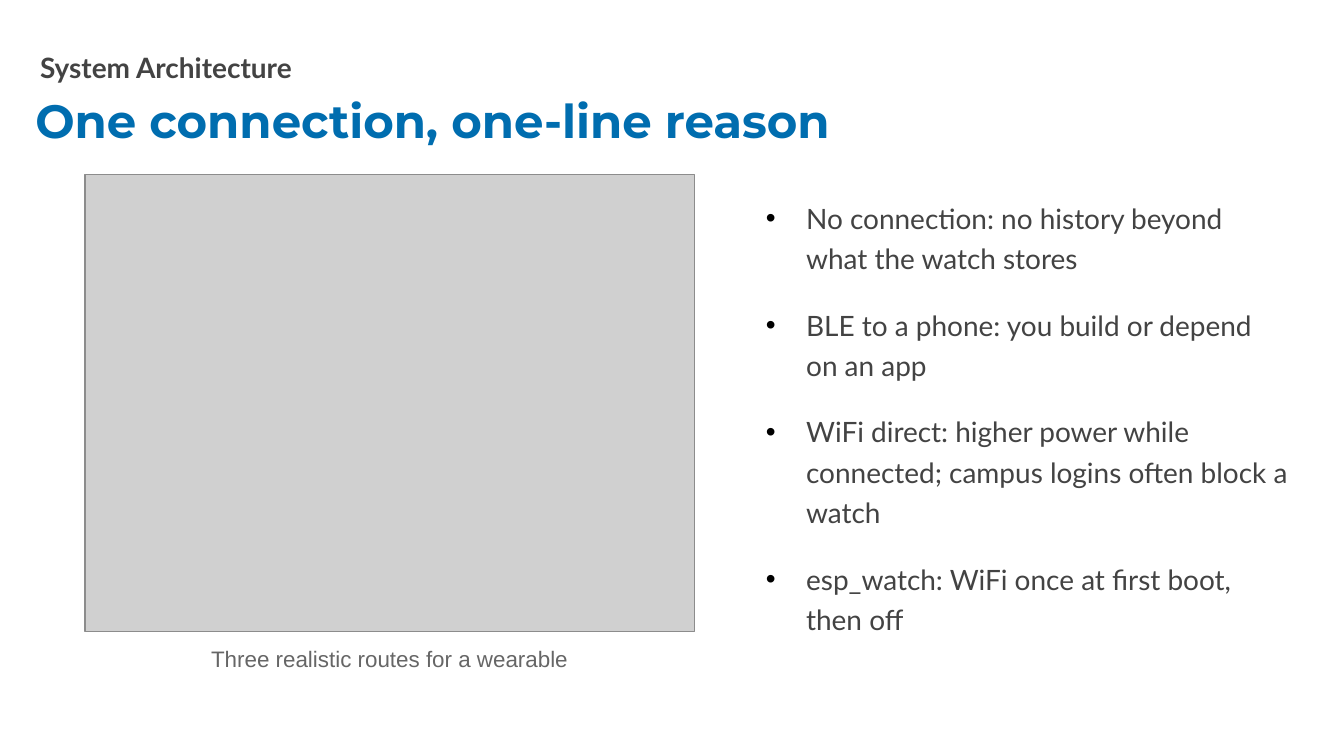
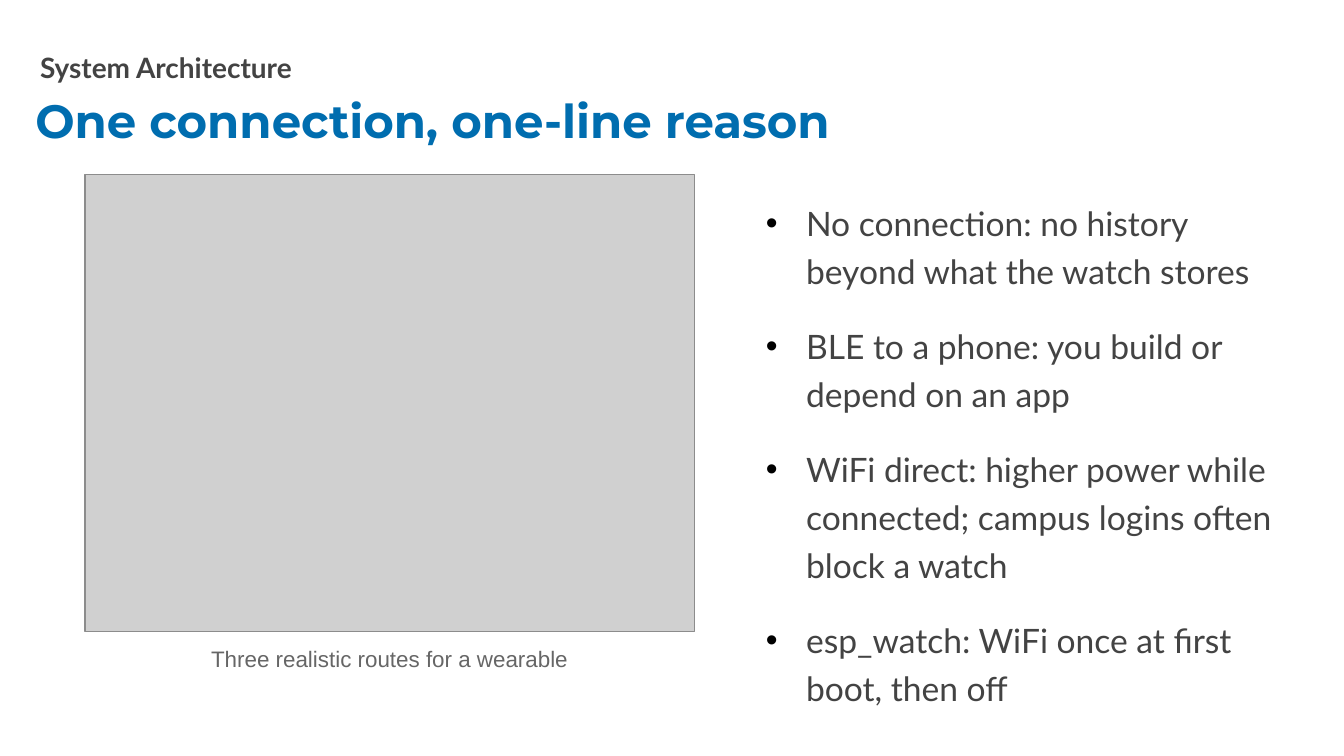
Before and after one commit to niat-physicalai/c3_course, a slide deck: slide 19 of deck/build/01/01-system-architecture.pptx. Drawn at 1344x756 pixels with LibreOffice and Linux fonts; fonts in the diff are those of the drawing; grey boxes stand for pictures; background and template pictures are left out. Boxes give left, top, right and bottom in pixels: in the first picture for what was removed or moved away, otherwise in the second. Text is boxed around its words. In the diff, an @@ line names an element or a change of style, - is before the commit and + after.

```diff
--- a/deck/build/01/01-system-architecture.pptx
+++ b/deck/build/01/01-system-architecture.pptx
@@ text "No connection: no history beyond ..." at (x1=806, y1=211, x2=1271, y2=706): size 15 to 18 pt @@
```
Also in this commit, not shown: 1 other slide changed.
